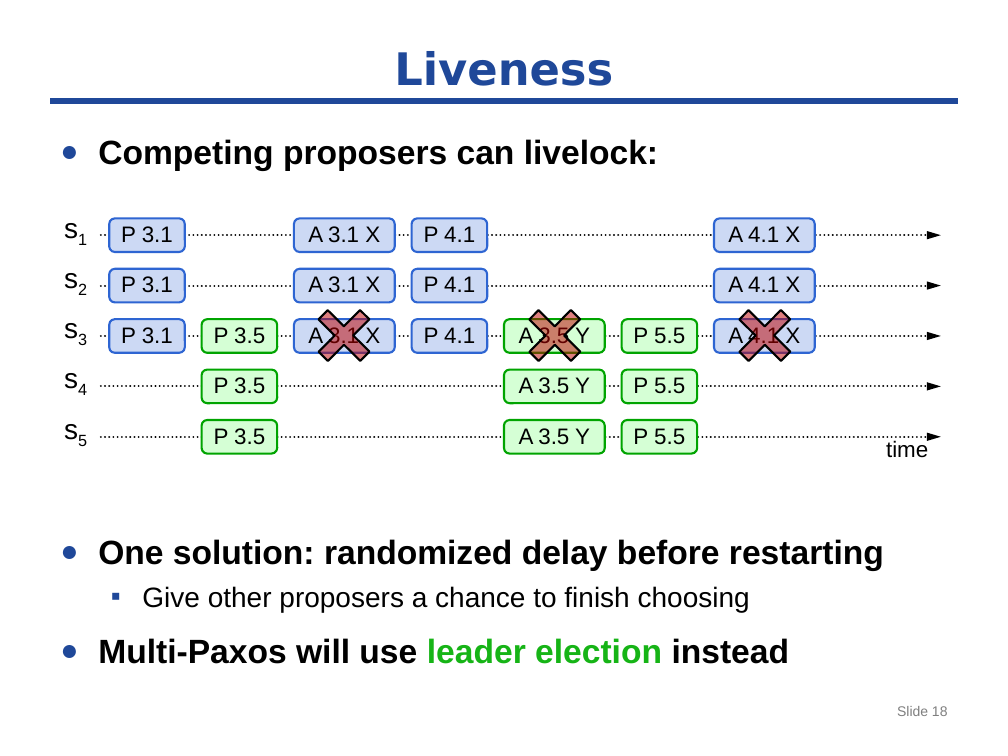
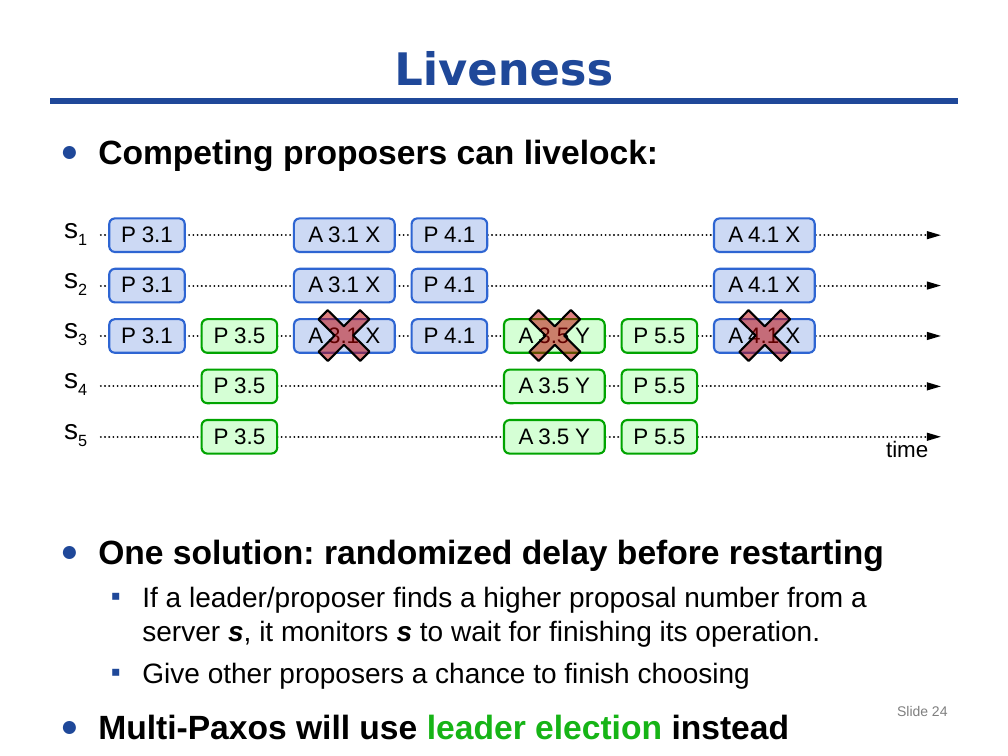
Before and after one commit to byshen/cse291_dependable_system, a slide deck: slide 24 of paxos/paxos-291.pptx (slide 18 before the commit). Drawn at 1008x756 pixels with LibreOffice and Linux fonts; fonts in the diff are those of the drawing. Boxes give left, top, right and bottom in pixels: in the first picture for what was removed or moved away, otherwise in the second. Text is boxed around its words. In the diff, an @@ line names an element or a change of style, - is before the commit and + after.

```diff
--- a/paxos/paxos-291.pptx
+++ b/paxos/paxos-291.pptx
@@ text at bbox=[142, 586, 867, 646]: paragraph added @@
+  ▪ If a leader/proposer finds a higher proposal number from a server s, it monitors s to wait for finishing its operation.
@@ page number at bbox=[897, 706, 948, 716]: text changed @@
-Slide 18
+Slide 24
```
Also in this commit, not shown: 2 other slides changed, 7 slides added, 3 other files.
